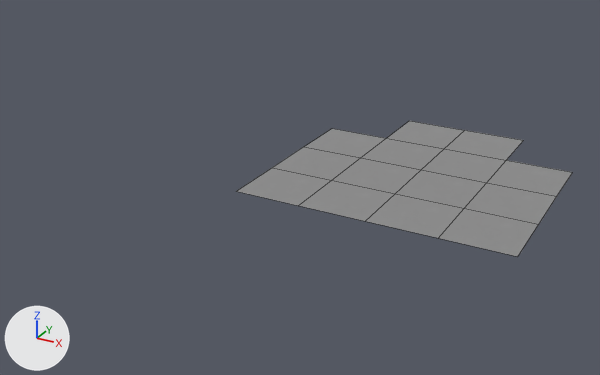
The FBX model Assets/Original assets/Map/Theme 1/Model/Controll_room_floor.fbx: old version first, new version second.
One viewpoint serves both versions: a 50 mm lens placed at (-0.076, -0.304, 0.143), pointed at (-0.245, 0.002, -0.01). Lighting does not change. The marker at lower left points along +X, +Y and +Z. Mesh edges are drawn as thin lines. Where no turn or scale is listed for an object, it has been applied to the vertices.

Objects in the first picture: 'Floor_480', 'Floor_481', 'Floor_482', 'Floor_484', 'Floor_485', 'Floor_486', 'Floor_487', 'Floor_488', 'Floor_489', 'Floor_716', 'Floor_717', 'Floor_718'.
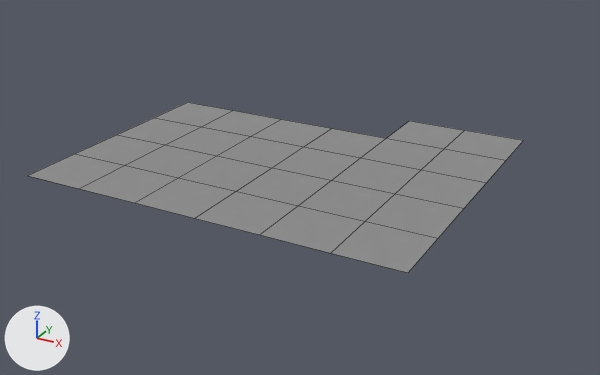
Location of each change, (x1, y1, x2, y2) in pixels of the pictures (600 x 375 px):
'Floor_487', moved: before (439, 208, 539, 257); after (179, 156, 272, 191)
'Floor_486', moved: before (465, 183, 557, 224); after (218, 137, 303, 167)
'Floor_1617', added: after (331, 221, 438, 273)
'Floor_482', moved: before (487, 160, 572, 196); after (251, 119, 332, 147)
'Floor_1620', added: after (260, 206, 365, 253)
'Floor_1619', added: after (195, 191, 298, 235)
'Floor_1618', added: after (135, 178, 236, 218)
'Floor_1624', added: after (79, 166, 177, 203)
'Floor_1628', added: after (27, 154, 125, 189)
'Floor_1622', added: after (125, 145, 216, 178)
'Floor_1626', added: after (76, 135, 164, 165)
'Floor_1621', added: after (166, 127, 251, 156)
'Floor_1625', added: after (117, 118, 200, 145)
'Floor_1623', added: after (201, 111, 281, 136)
'Floor_1627', added: after (154, 102, 233, 127)

The change in detail:
Object 'Floor_482' (ob_floor_482) moves from (-0.15, 0.04, 0.0) to (-0.27, 0.04, 0.0).
Object 'Floor_487' (ob_floor_487) moves from (-0.15, -0.02, 0.0) to (-0.27, -0.02, 0.0).
Object 'Floor_486' (ob_floor_486) moves from (-0.15, 0.01, 0.0) to (-0.27, 0.01, 0.0).
Object 'Floor_1617' (ob_floor_1617) is new; it shows a copy of the mesh of ob_floor_717.
Its location is (-0.18, -0.05, 0.0).
Object 'Floor_1627' (ob_floor_1627) is new; it shows a copy of the mesh of ob_floor_717.
Its location is (-0.33, 0.04, 0.0).
Object 'Floor_1622' (ob_floor_1622) is new; it shows a copy of the mesh of ob_floor_717.
Its location is (-0.3, -0.02, 0.0).
Object 'Floor_1625' (ob_floor_1625) is new; it shows a copy of the mesh of ob_floor_717.
Its location is (-0.33, 0.01, 0.0).
Object 'Floor_1624' (ob_floor_1624) is new; it shows a copy of the mesh of ob_floor_717.
Its location is (-0.3, -0.05, 0.0).
Object 'Floor_1626' (ob_floor_1626) is new; it shows a copy of the mesh of ob_floor_717.
Its location is (-0.33, -0.02, 0.0).
Object 'Floor_1623' (ob_floor_1623) is new; it shows a copy of the mesh of ob_floor_717.
Its location is (-0.3, 0.04, 0.0).
Object 'Floor_1620' (ob_floor_1620) is new; it shows a copy of the mesh of ob_floor_717.
Its location is (-0.21, -0.05, 0.0).
Object 'Floor_1618' (ob_floor_1618) is new; it shows a copy of the mesh of ob_floor_717.
Its location is (-0.27, -0.05, 0.0).
Object 'Floor_1628' (ob_floor_1628) is new; it shows a copy of the mesh of ob_floor_717.
Its location is (-0.33, -0.05, 0.0).
Object 'Floor_1621' (ob_floor_1621) is new; it shows a copy of the mesh of ob_floor_717.
Its location is (-0.3, 0.01, 0.0).
Object 'Floor_1619' (ob_floor_1619) is new; it shows a copy of the mesh of ob_floor_717.
Its location is (-0.24, -0.05, 0.0).
